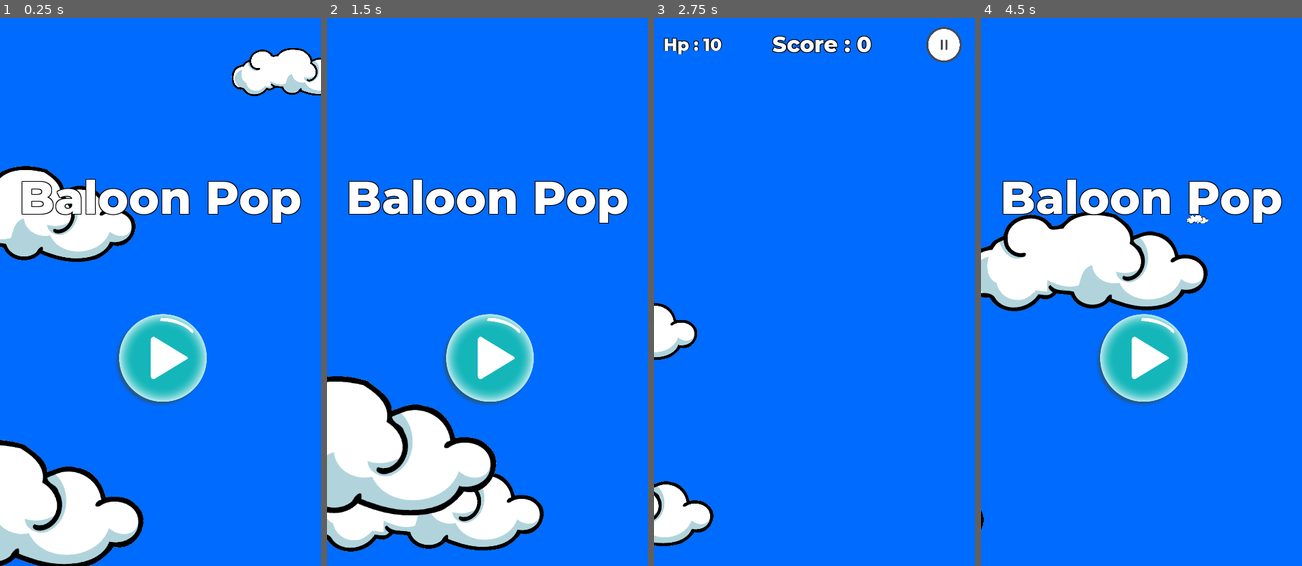
Above: before the commit, frames 1-4 (left to right).
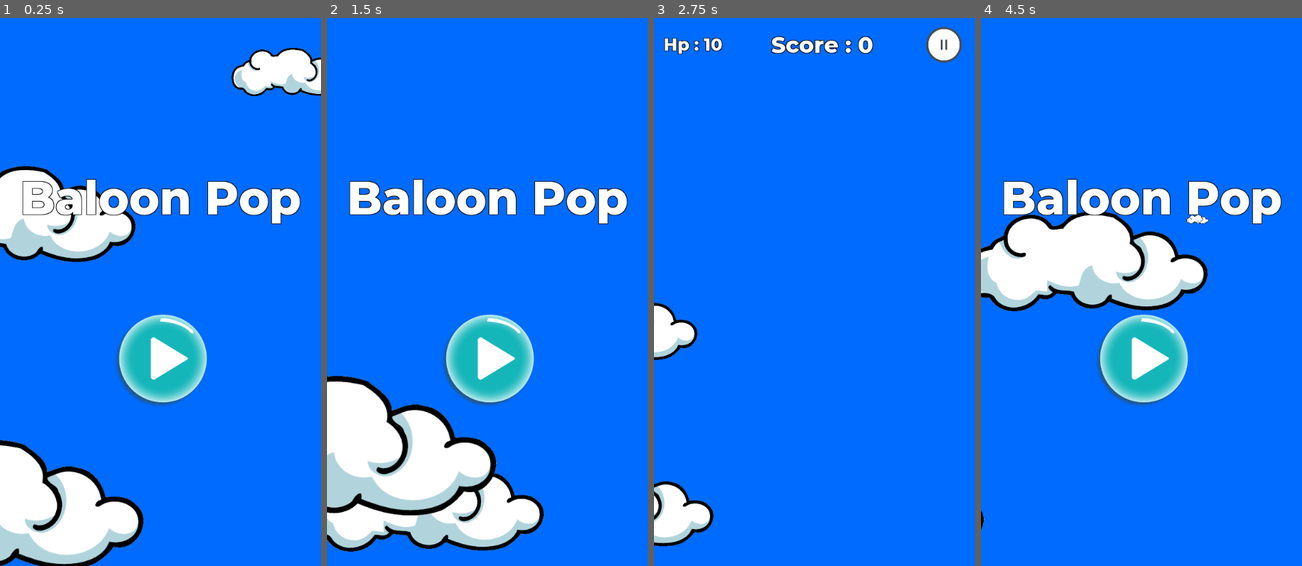
Above: after the commit, the same moments.

Repository: renosyah/ballon-pop
Game: Godot game, scene res://asset/menu/menu.tscn
Two runs of this game, one before a commit and one after it. Both use one fixed random seed, a clock stepped at 60 frames per second and the inputs below.
Inputs (mouse positions are in pixels of both pictures, inside the frame that each line leads up to; where the layout moved, square brackets give the same spot in the first picture):
- Up to frame 1 (0.25 s): no input
- Up to frame 2 (1.5 s): click (487, 363) [487, 357] at 0.5 s; click (615, 45) at 1.25 s
- Up to frame 3 (2.75 s): click (814, 363) [814, 357] at 2 s
- Up to frame 4 (4.5 s): click (1269, 45) at 2.75 s; click (1141, 363) [1141, 357] at 3.5 s; click (1269, 45) at 4.25 s

The runs differ from the first frame. In frame 1, 1.7% of the frame differs, in the area x 0-100%, y 5-100%; in frame 2, 1.5%; in frame 3, 0.8%; in frame 4, 1.5%.

Commit message:
keep width

Diff:
--- a/project.godot
+++ b/project.godot
@@ -35,7 +35,8 @@
 window/size/width=600
 window/size/height=1024
 window/handheld/orientation="portrait"
-window/stretch/mode="2d"
+window/stretch/mode="viewport"
+window/stretch/aspect="keep_width"
 
 [input]
 
